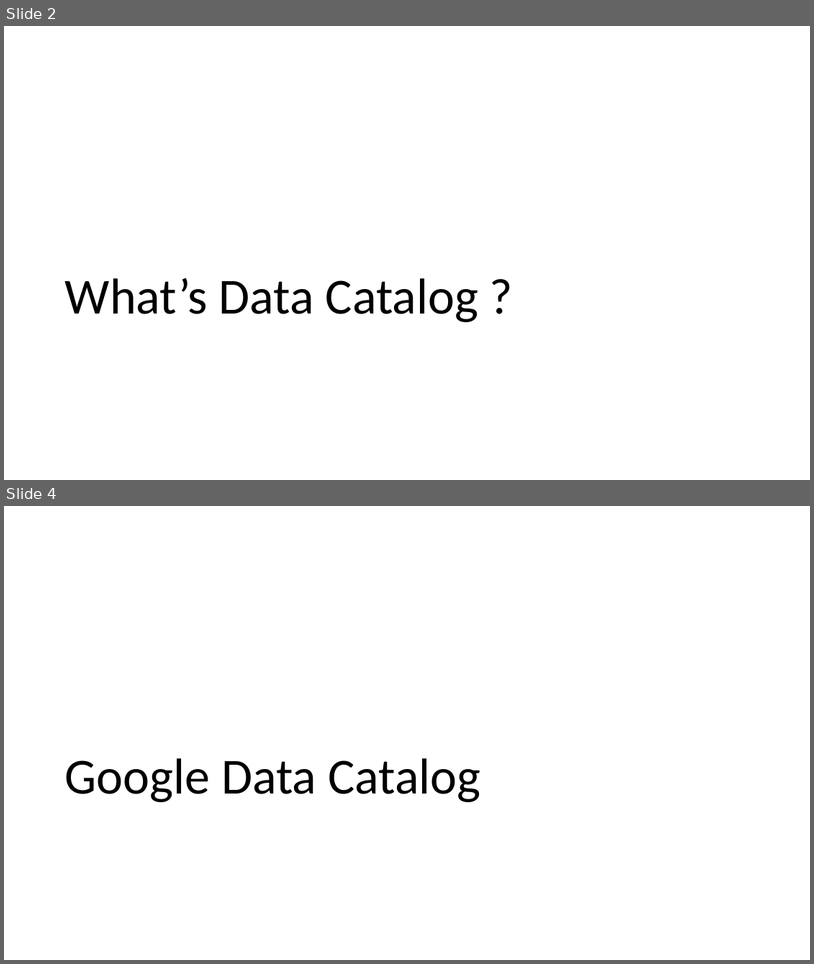
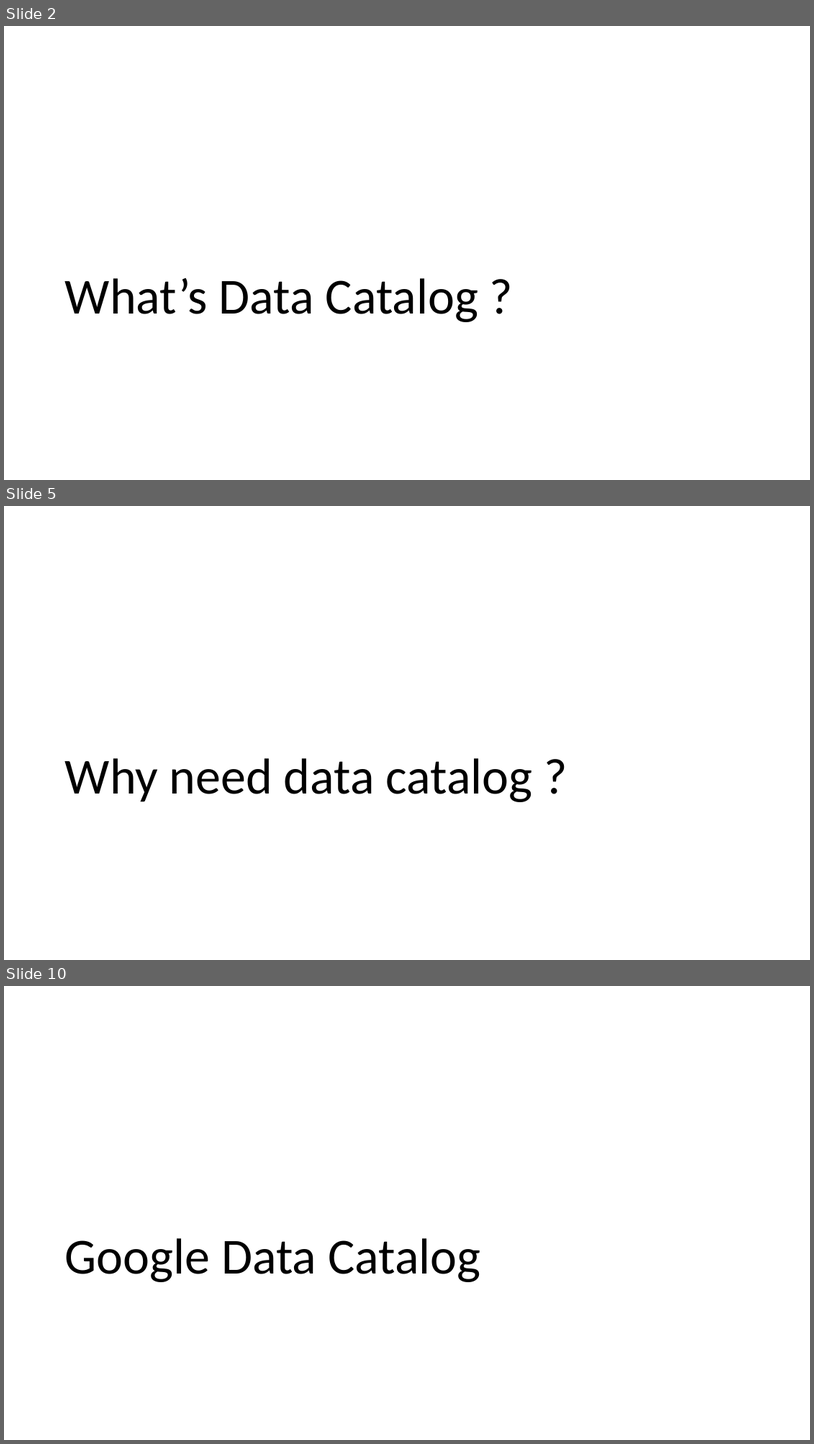
Before and after one commit to WuBenson/DataCatalog, a slide deck: Data Catalog.pptx. Shown one above the other, each under a label of ours: slides 2 and 4 before the commit, slides 2, 5 and 10 after it; the slides between them are not shown. The pictures are 814x964 and 814x1444 pixels, drawn with LibreOffice and Linux fonts; fonts in the diff are those of the drawing. Boxes give left, top, right and bottom in pixels: in the first picture for what was removed or moved away, otherwise in the second. Text is boxed around its words. In the diff, an @@ line names an element or a change of style, - is before the commit and + after.

```diff
--- a/Data Catalog.pptx
+++ b/Data Catalog.pptx
@@ slide 5 added at <box>4,506,810,960</box>, background #FFFFFF @@
@@ title added at <box>65,758,533,802</box>, 60 pt, text #000000 @@
+Why need data catalog ?
@@ what was slide 4 is now slide 10 @@
```
Also in this commit, not shown: 2 slides changed, 9 other slides added.
